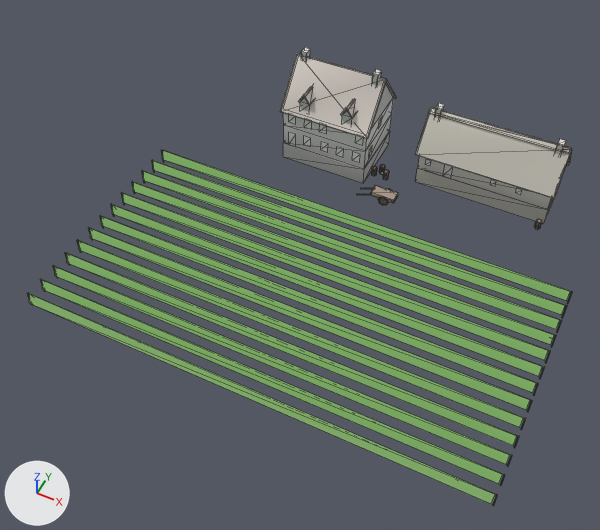
Renders of the glTF model game/assets/models/outbuildings/vineyard_2.glb from each side of a commit.
Before and after are seen from a camera (50 mm lens) standing at (25.8, -60.4, 70.4) and looking at (-1.3, -6.2, 2.6). Every picture has the same lights, and +X, +Y and +Z are marked at lower left. The older version comes first. Mesh edges are drawn as thin lines. Vertices at exactly the same position are counted once.

Names of what the first picture shows: 'vineyard_2'.
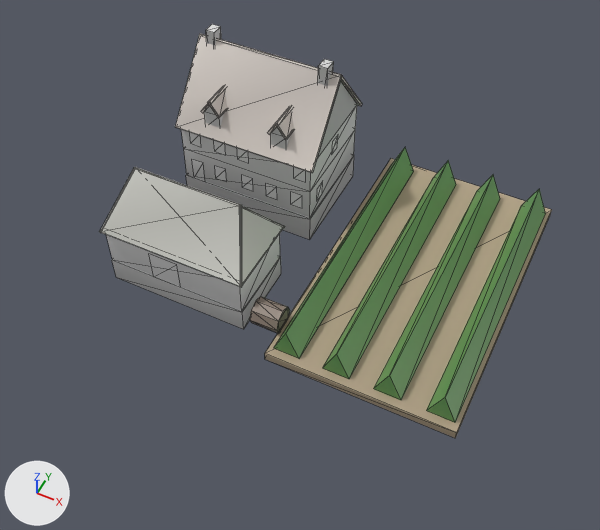
The change in detail:
me_vineyard_2 is used by ob_vineyard_2; location (0.0, 0.0, 0.0).
me_vineyard_2 had 678 vertices, 762 faces and spanned x -26.2..26.2, y -22.4..23.6, z -2.0..12.0.
me_vineyard_2 now has 278 vertices, 302 faces and spans x -21.9..20.8, y -17.0..17.0, z -3.0..18.0.
me_vineyard_2 part 1: a new loose piece, an 8-sided cylinder along x spanning x -3.1..0.1, y -14.5..-11.5, z 0.0..3.0, in mat_building.
me_vineyard_2 part 2: the loose piece of 8 vertices spanning x 26.1..26.2, y -0.1..0.1, z -0.5..1.5 is scaled about its middle by (208, 340, 0.5), then moved by (-15.8, 0.0, -0.5).
me_vineyard_2 part 3: the loose piece of 14 vertices spanning x -13.9..-2.0, y 13.4..22.7, z 5.4..11.3 is scaled about its middle by 1.5, then moved by (-5.0, -9.0, 4.2).
me_vineyard_2 part 4: the loose piece of 14 vertices spanning x -11.6..-10.0, y 13.9..16.6, z 7.5..8.8 is scaled about its middle by 1.5, then moved by (-6.4, -10.4, 4.1).
me_vineyard_2 part 5: the loose piece of 14 vertices spanning x -5.9..-4.3, y 13.9..16.6, z 7.5..8.8 is scaled about its middle by 1.5, then moved by (-3.6, -10.4, 4.1).
me_vineyard_2 part 6: the loose piece of 8 vertices spanning x -13.7..-2.2, y 13.7..22.3, z -2.0..0.3 is scaled about its middle by 1.5, then moved by (-5.0, -9.0, -0.4).
me_vineyard_2 part 7: the loose piece of 14 vertices spanning x -13.7..-2.2, y 13.8..22.3, z 0.3..11.0 is scaled about its middle by 1.5, then moved by (-5.0, -9.0, 2.8).
me_vineyard_2 part 8: the loose piece of 8 vertices spanning x -13.1..-12.3, y 17.7..18.7, z 5.2..12.0 is scaled about its middle by 1.5, then moved by (-7.4, -8.9, 4.3).
me_vineyard_2 part 9: the loose piece of 8 vertices spanning x -3.6..-2.8, y 17.4..18.4, z 5.2..12.0 is scaled about its middle by 1.5, then moved by (-2.6, -9.1, 4.3).
me_vineyard_2 part 10: the loose piece of 9 vertices spanning x -11.5..-10.1, y 14.1..16.5, z 6.0..8.4 is scaled about its middle by 1.5, then moved by (-6.4, -10.4, 3.6).
me_vineyard_2 part 11: the loose piece of 9 vertices spanning x -5.8..-4.5, y 14.1..16.5, z 6.0..8.4 is scaled about its middle by 1.5, then moved by (-3.6, -10.4, 3.6).
me_vineyard_2 part 12: the loose piece of 8 vertices spanning x -26.2..-26.1, y -8.9..-8.8, z -0.5..1.5 is scaled about its middle by (168, 89.7, 1.49), then moved by (13.2, -0.2, -1.2).
me_vineyard_2 part 13: 86 loose pieces with 564 vertices, spanning x -26.2..26.2, y -22.4..23.6, z -2.0..8.3, are deleted.
Part 14, on me_vineyard_2:
96 vertices are added at x -21.8..20.3, y -16.0..15.4, z 0.5..12.0.
40 new vertices lie (0.0, 0.0, 2.0) away from vertices in x -21.6..-4.4, y 2.6..15.4, z 1.8..6.1.
12 new vertices lie (0.0, 32.0, 0.0) away from vertices in x 0.5..20.3, y -16.0, z 0.5..3.9.
120 new faces join them.

Where the change shows, as pixel boxes [x1, y1, x2, y2] in the pictures (600 x 530 px; the box of a moved part takes in the faces that stretch with it):
'vineyard_2', reshaped (17% narrower, 10% shorter): before [27, 48, 572, 506]; after [100, 24, 552, 438]
part 1 of me_vineyard_2, added: after [249, 297, 290, 333]
part 2 of me_vineyard_2, moved or reshaped: before [557, 320, 562, 333]; after [265, 158, 552, 438]
part 3 of me_vineyard_2, moved or reshaped: before [280, 53, 396, 139]; after [175, 34, 362, 173]
part 4 of me_vineyard_2, moved or reshaped: before [298, 86, 314, 105]; after [201, 86, 228, 118]
part 5 of me_vineyard_2, moved or reshaped: before [340, 99, 357, 119]; after [267, 107, 294, 140]
part 6 of me_vineyard_2, moved or reshaped: before [283, 131, 390, 183]; after [186, 156, 354, 239]
part 7 of me_vineyard_2, moved or reshaped: before [283, 83, 393, 169]; after [181, 81, 357, 218]
part 8 of me_vineyard_2, moved or reshaped: before [301, 48, 310, 61]; after [206, 24, 221, 45]
part 9 of me_vineyard_2, moved or reshaped: before [372, 69, 382, 86]; after [318, 59, 334, 86]
part 10 of me_vineyard_2, moved or reshaped: before [300, 98, 312, 112]; after [204, 106, 224, 128]
part 11 of me_vineyard_2, moved or reshaped: before [342, 111, 354, 125]; after [271, 127, 290, 149]
part 12 of me_vineyard_2, moved or reshaped (not visible before): after [112, 257, 281, 329]
part 13 of me_vineyard_2, deleted (green): before [27, 103, 572, 506]
part 14 of me_vineyard_2, added: after [100, 132, 546, 423]
